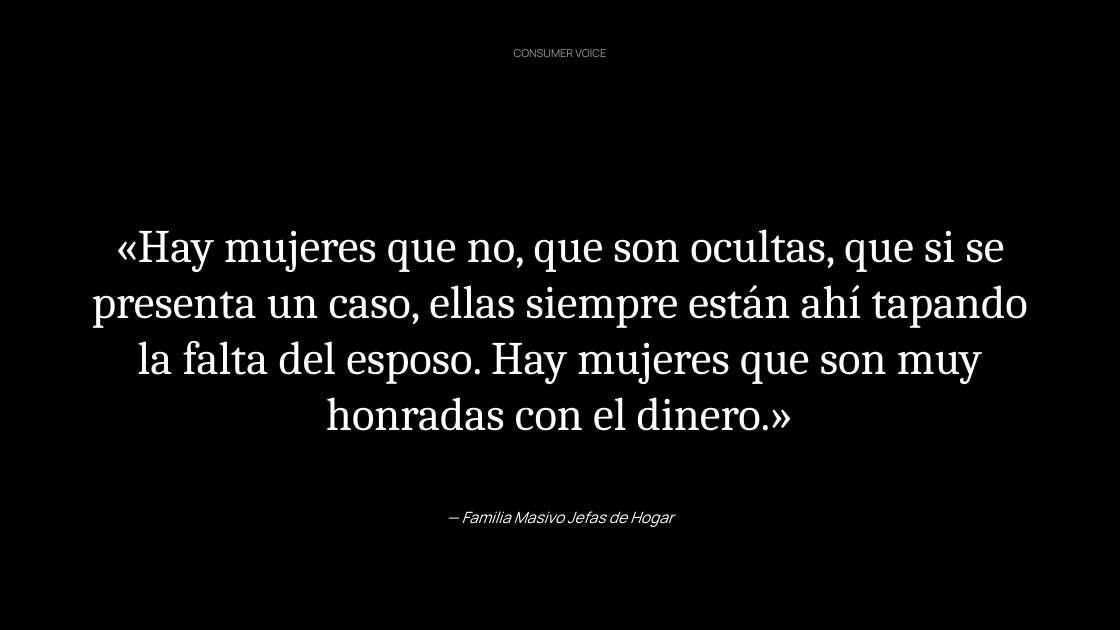
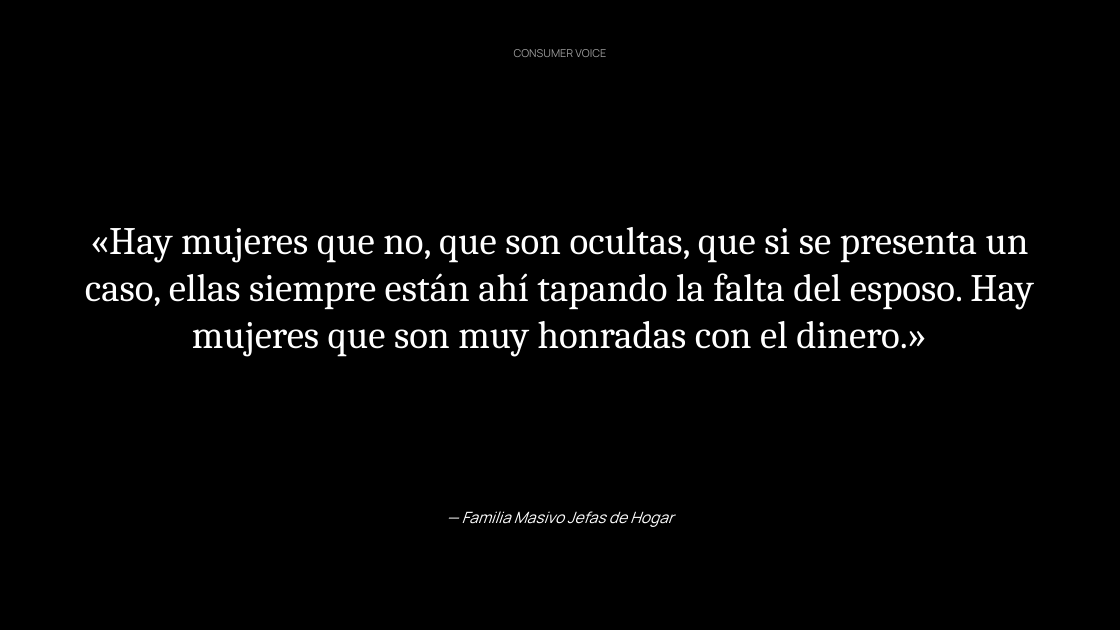
Before and after one commit to jeremyninja/c-digocasa-cerebro, a slide deck: slide 24 of Agentes Hallazgos/mujer-v2-deck-flat.pptx. Drawn at 1120x630 pixels with LibreOffice and Linux fonts; fonts in the diff are those of the drawing. Boxes give left, top, right and bottom in pixels: in the first picture for what was removed or moved away, otherwise in the second. Text is boxed around its words. In the diff, an @@ line names an element or a change of style, - is before the commit and + after.

```diff
--- a/Agentes Hallazgos/mujer-v2-deck-flat.pptx
+++ b/Agentes Hallazgos/mujer-v2-deck-flat.pptx
@@ text "«Hay mujeres que no, que ..." at (85, 227, 1033, 357): size 60 to 50 pt @@
```
Also in this commit, not shown: 13 other slides changed, 6 other files.
